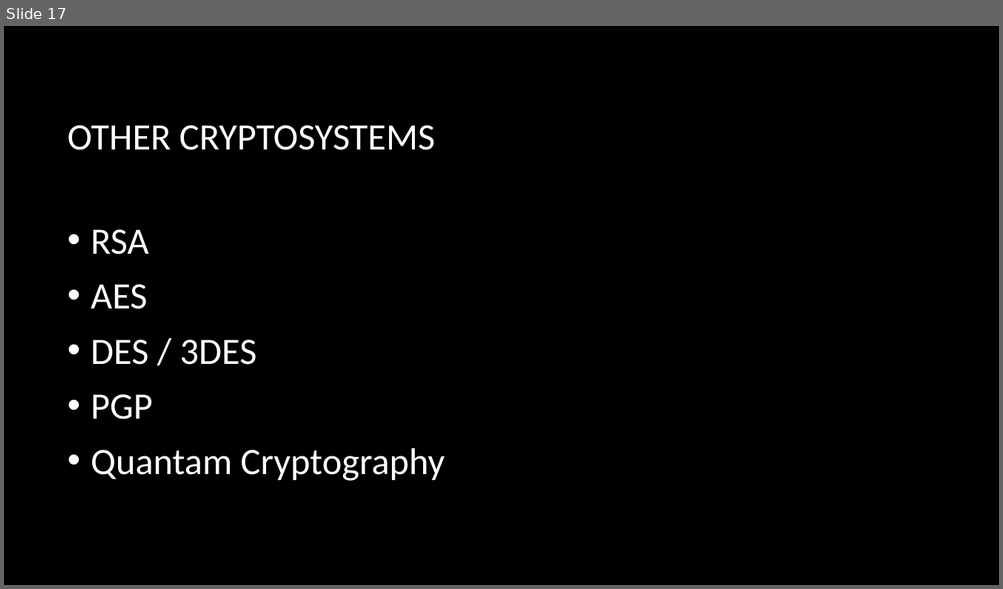
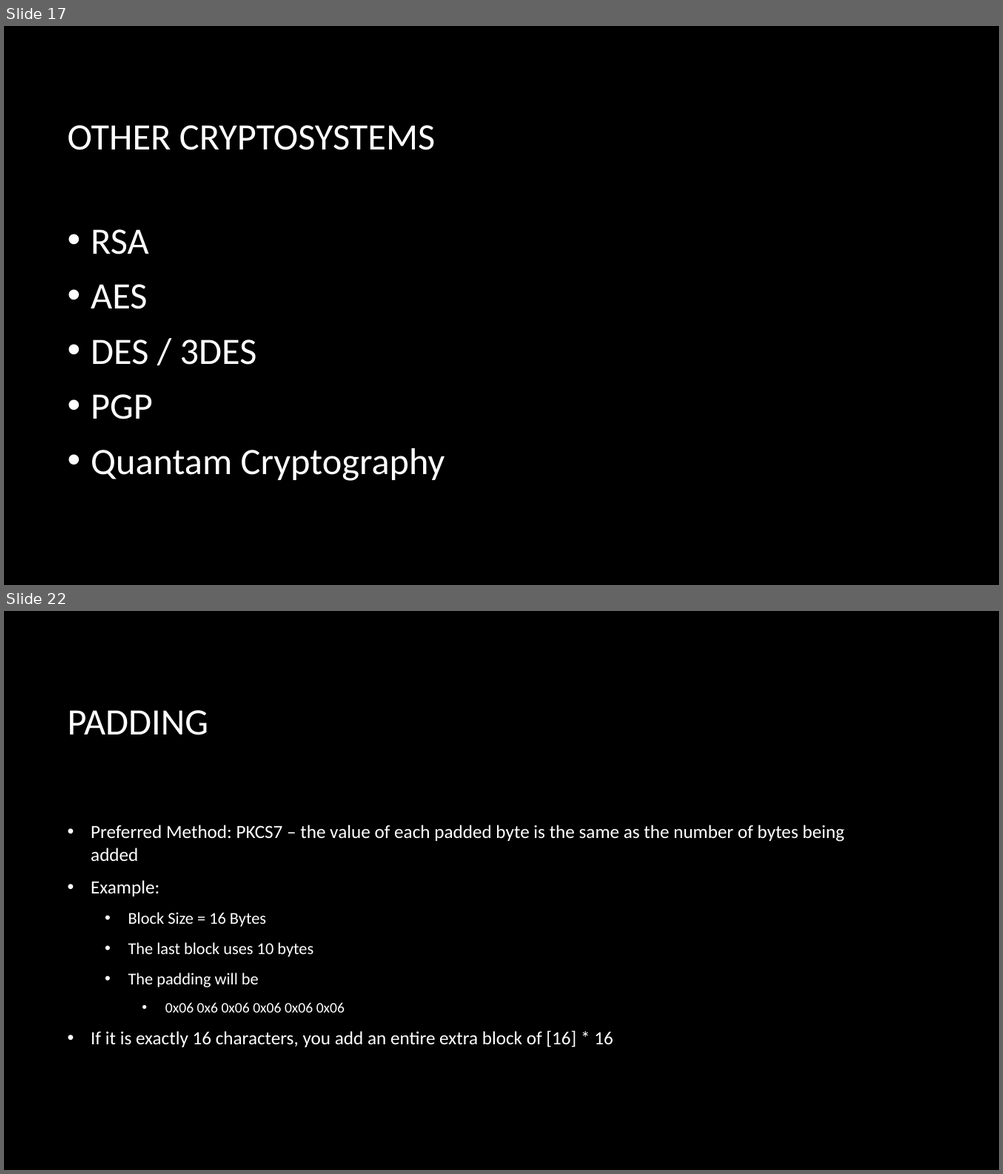
Before and after one commit to sidsenkumar11/sidsenkumar11.github.io, a slide deck: presentations/9-29-16_GreyHat_OneTimePad.pptx. Shown one above the other, each under a label of ours: slide 17 before the commit, slides 17 and 22 after it; the slides between them are not shown. The pictures are 1003x589 and 1003x1174 pixels, drawn with LibreOffice and Linux fonts; fonts in the diff are those of the drawing; background and template pictures are left out. Boxes give left, top, right and bottom in pixels: in the first picture for what was removed or moved away, otherwise in the second. Text is boxed around its words. In the diff, an @@ line names an element or a change of style, - is before the commit and + after.

```diff
--- a/presentations/9-29-16_GreyHat_OneTimePad.pptx
+++ b/presentations/9-29-16_GreyHat_OneTimePad.pptx
@@ slide 22 added at bbox=[4, 611, 999, 1170], background picture (left out) @@
@@ title added at bbox=[68, 710, 208, 735], 36 pt, text #FFFFFF @@
+PADDING
@@ text added at bbox=[91, 825, 845, 1048], 18 pt, text #FFFFFF @@
+• Preferred Method: PKCS7 – the value of each padded byte is the same as the number of bytes being added
+• Example:
+  • Block Size = 16 Bytes
+  • The last block uses 10 bytes
+  • The padding will be
+    • 0x06 0x6 0x06 0x06 0x06 0x06
+• If it is exactly 16 characters, you add an entire extra block of [16] * 16
```
Also in this commit, not shown: 4 other slides added, 9 other files.
